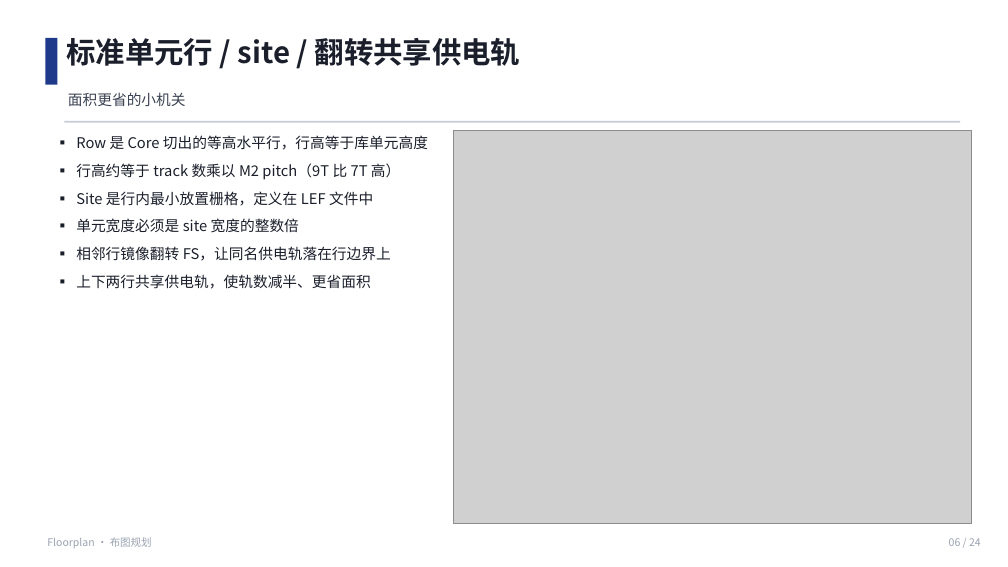
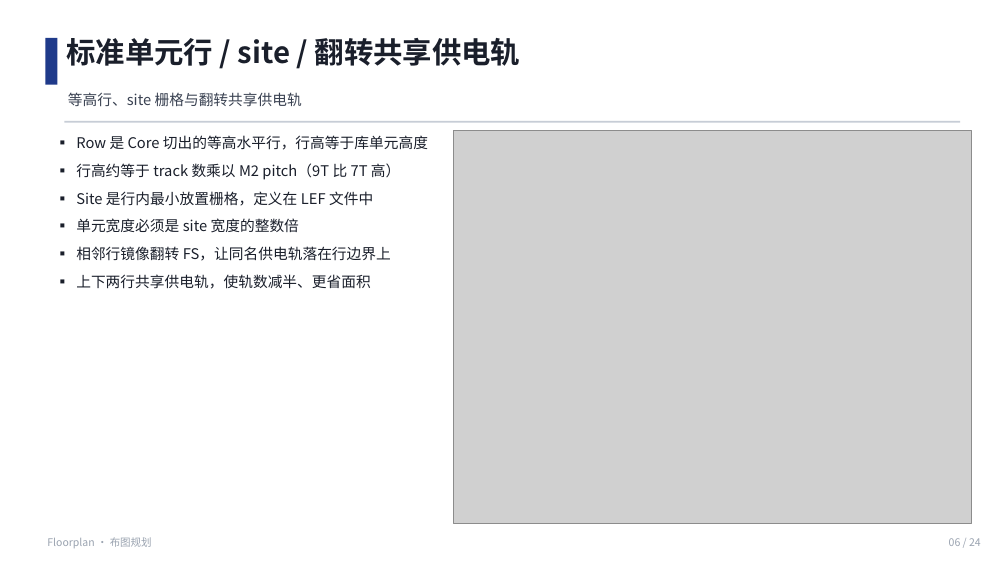
Before and after one commit to JinChengZ18/IC_Learning_Material, a slide deck: slide 6 of IC_Backend_Notes/slides/05_Floorplan.pptx. Drawn at 1008x567 pixels with LibreOffice and Linux fonts; fonts in the diff are those of the drawing; grey boxes stand for pictures. Boxes give left, top, right and bottom in pixels: in the first picture for what was removed or moved away, otherwise in the second. Text is boxed around its words. In the diff, an @@ line names an element or a change of style, - is before the commit and + after.

```diff
--- a/IC_Backend_Notes/slides/05_Floorplan.pptx
+++ b/IC_Backend_Notes/slides/05_Floorplan.pptx
@@ text at (68,92,302,107): text changed @@
-面积更省的小机关
+等高行、site 栅格与翻转共享供电轨
```
Also in this commit, not shown: 15 other slides changed, 54 other files.
